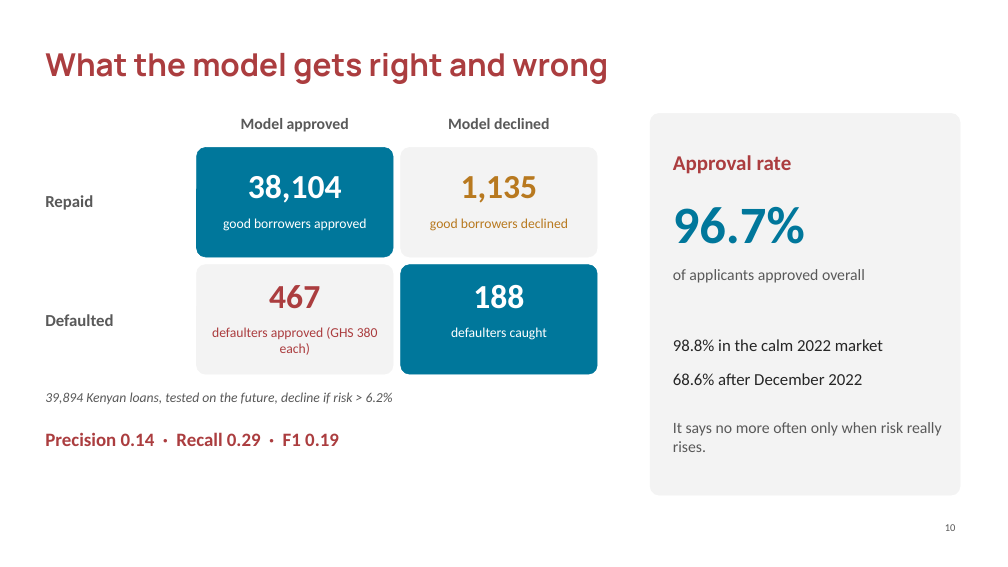
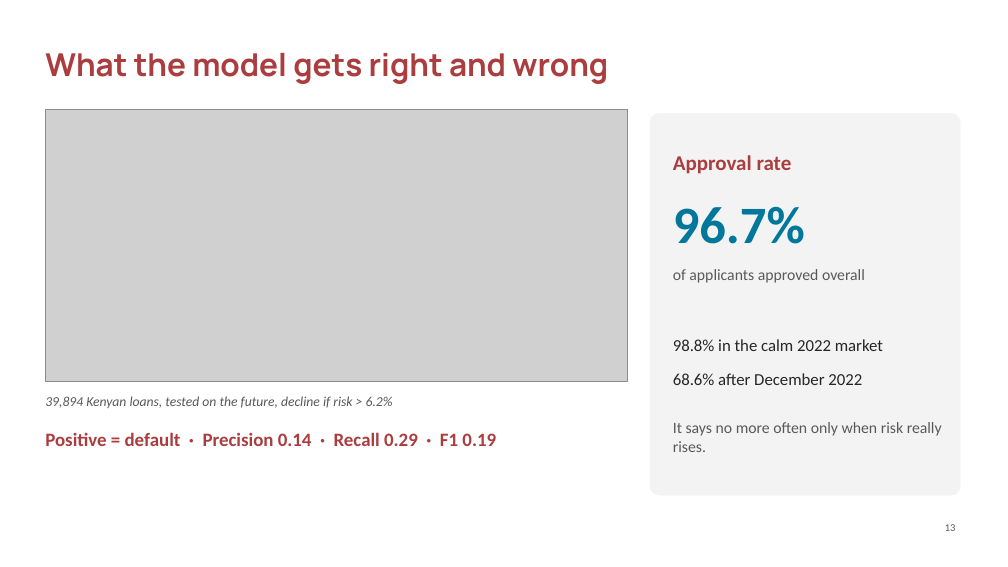
Before and after one commit to ASU-MICS-2028/mle-group-3-prosit-2, a slide deck: slide 13 of slides/NkwaPay_Debrief_Present.pptx (slide 10 before the commit). Drawn at 1008x567 pixels with LibreOffice and Linux fonts; fonts in the diff are those of the drawing; grey boxes stand for pictures; background and template pictures are left out. Boxes give left, top, right and bottom in pixels: in the first picture for what was removed or moved away, otherwise in the second. Text is boxed around its words. In the diff, an @@ line names an element or a change of style, - is before the commit and + after.

```diff
--- a/slides/NkwaPay_Debrief_Present.pptx
+++ b/slides/NkwaPay_Debrief_Present.pptx
@@ picture added at (45, 110, 628, 382) @@
@@ text removed at (241, 118, 349, 132) @@
-Model approved
@@ text removed at (448, 118, 549, 129) @@
-Model declined
@@ rounded rectangle removed at (197, 147, 393, 257) @@
@@ rounded rectangle removed at (401, 147, 597, 257) @@
@@ text removed at (248, 174, 342, 203) @@
-38,104
@@ text removed at (461, 176, 538, 203) @@
-1,135
@@ text removed at (45, 195, 93, 210) @@
-Repaid
@@ text removed at (223, 218, 366, 231) @@
-good borrowers approved
@@ text removed at (430, 218, 568, 231) @@
-good borrowers declined
@@ rounded rectangle removed at (197, 265, 393, 374) @@
@@ rounded rectangle removed at (401, 265, 597, 374) @@
@@ text removed at (269, 285, 320, 309) @@
-467
@@ text removed at (473, 285, 524, 309) @@
-188
@@ text removed at (45, 314, 113, 326) @@
-Defaulted
@@ text removed at (212, 327, 378, 355) @@
-defaulters approved (GHS 380 each)
@@ text removed at (451, 327, 547, 340) @@
-defaulters caught
@@ text "39,894 Kenyan loans, tested on ...": place and size @@
-text "39,894 Kenyan loans, tested on ..." at (45, 392, 393, 404)
+text "39,894 Kenyan loans, tested on ..." at (45, 396, 393, 408)
@@ text at (45, 432, 496, 446): text changed @@
-Precision 0.14 · Recall 0.29 · F1 0.19
+Positive = default · Precision 0.14 · Recall 0.29 · F1 0.19
```
Also in this commit, not shown: 3 slides added, 1 other file.
